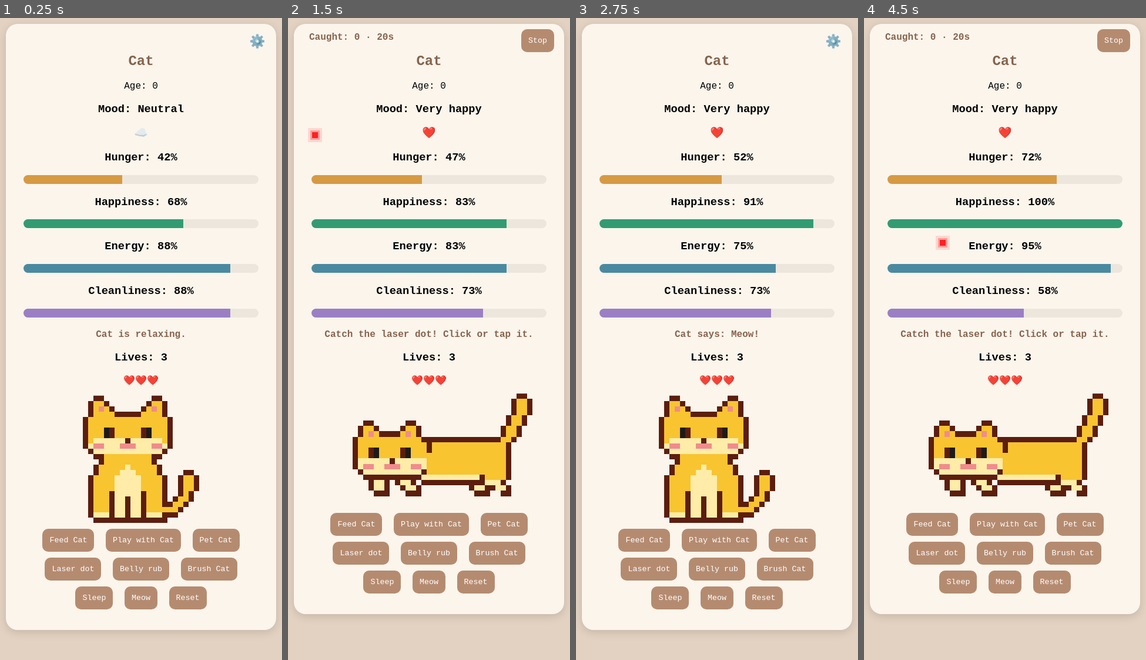
Above: before the commit, frames 1-4 (left to right).
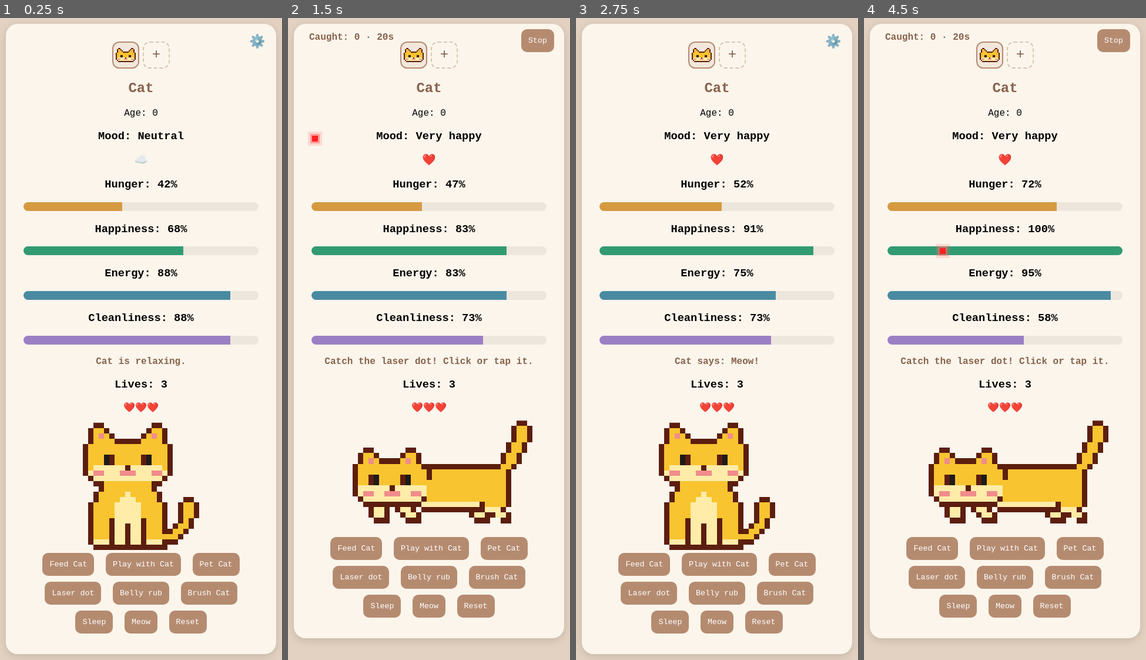
Above: after the commit, the same moments.

Repository: nannaellaraun/cat-game
Game: browser game, page index.html
The game is run twice, just before and just after one commit, with the same random seed, the same clock (stepped at 60 frames per second) and the same inputs.
Inputs:
- Up to frame 1 (0.25 s): no input
- Up to frame 2 (1.5 s): click "Play with Cat" at 0.27 s; click "Laser dot" at 1.27 s
- Up to frame 3 (2.75 s): click "Laser dot" at 1.87 s; click "Stop" at 2.02 s; click "Meow" at 2.47 s
- Up to frame 4 (4.5 s): click "Sleep" at 3.07 s; click "Play with Cat" at 3.27 s; click "Pet Cat" at 3.67 s; click "Laser dot" at 4.27 s

The runs differ from the first frame. In frame 1, 24% of the frame differs, in the area x 2-98%, y 3-100%; in frame 2, 27%; in frame 3, 25%; in frame 4, 27%, in the area x 2-98%, y 3-97%.

Commit message:
Add multiple cats with switcher, jealousy and playing together
Co-Authored-By: Claude Opus 5.5 <noreply@anthropic.com>

Diff:
--- a/game.js
+++ b/game.js
@@ -17,6 +17,8 @@
 const BIRTHDAY_MS = 7 * 24 * 60 * 60 * 1000; // the cat has a birthday every 7 days
 const MAX_AGE = 30; // same limit as Cat Settings
 const MESSY_AT = 30; // at this cleanliness or lower the cat looks messy
+const MAX_CATS = 4;
+const JEALOUS_MS = 10 * 60 * 1000; // a cat ignored this long gets jealous of the others
 
 // ---------- Personalities ----------
 
@@ -104,43 +106,77 @@
   };
 }
 
-function loadState() {
-  const fresh = {
-    name: "Cat",
+// A new cat with the default look and starting stats.
+function newCat(name) {
+  return {
+    name,
     age: 0,
     gender: "none",
     color: "orange",
     coat: "solid",
     eyes: "black",
     personality: "default",
-    flash: true, // red flash when the cat scratches
     lastBirthday: Date.now(), // the next birthday is 7 days after this
     partyUntil: 0, // the party hat is worn until this time (end of the birthday)
-    ...startingStats("Cat"),
+    lastAttention: Date.now(), // when you last did something with this cat (for jealousy)
+    ...startingStats(name),
   };
+}
+
+// Fills in anything missing or broken in a saved cat (e.g. from an older version).
+function repairCat(saved) {
+  const fresh = newCat("Cat");
+  const loaded = { ...fresh, ...saved };
+  for (const [key, value] of Object.entries(fresh)) {
+    if (typeof value === "number" && !Number.isFinite(loaded[key])) loaded[key] = value;
+  }
+  delete loaded.flash; // the flash setting now belongs to the whole game
+  return loaded;
+}
+
+// The saved game: all the cats, which one you're looking at, and game-wide settings.
+function loadState() {
+  let saved = null;
   try {
-    const saved = JSON.parse(localStorage.getItem(STORAGE_KEY));
-    if (!saved) return fresh;
-    const loaded = { ...fresh, ...saved };
-    // A number that is missing or broken in the save (e.g. from an older version) gets its starting value.
-    for (const [key, value] of Object.entries(fresh)) {
-      if (typeof value === "number" && !Number.isFinite(loaded[key])) loaded[key] = value;
-    }
-    return loaded;
+    saved = JSON.parse(localStorage.getItem(STORAGE_KEY));
   } catch {
-    return fresh;
-  }
+    // A broken save starts a new game.
+  }
+  if (!saved) return { cats: [newCat("Cat")], current: 0, flash: true };
+
+  // Saves from before multiple cats held just one cat.
+  if (!Array.isArray(saved.cats)) {
+    return { cats: [repairCat(saved)], current: 0, flash: saved.flash !== false };
+  }
+  const cats = saved.cats.filter(Boolean).slice(0, MAX_CATS).map(repairCat);
+  if (cats.length === 0) cats.push(newCat("Cat"));
+  const current = Math.min(Math.max(0, Number(saved.current) || 0), cats.length - 1);
+  return { cats, current, flash: saved.flash !== false };
 }
 
 function saveState() {
   try {
-    localStorage.setItem(STORAGE_KEY, JSON.stringify(cat));
+    localStorage.setItem(STORAGE_KEY, JSON.stringify(game));
   } catch {
     // Private mode or storage disabled – the game still works, it just won't remember.
   }
 }
 
-let cat = loadState();
+let game = loadState();
+let cat = game.cats[game.current]; // the cat you're looking at
+
+// Runs fn with `cat` set to another cat, e.g. to let time pass for cats in the background.
+function withCat(other, fn) {
+  const before = cat;
+  cat = other;
+  try {
+    return fn();
+  } finally {
+    cat = before;
+  }
+}
+
+const isCurrentCat = (c) => c === game.cats[game.current];
 
 // ---------- Helpers ----------
 
@@ -215,6 +251,20 @@
   reset() {
     Object.assign(cat, startingStats(cat.name));
   },
+  playTogether() {
+    const friend = playFriend();
+    if (!friend) return;
+    for (const c of [cat, friend]) {
+      c.activity = "chasing";
+      c.happiness = up(c.happiness, 10);
+      c.energy = down(c.energy, 5);
+      c.hunger = up(c.hunger, 5);
+      c.cleanliness = down(c.cleanliness, 5);
+      c.lastAttention = Date.now();
+      c.message = cat.name + " and " + friend.name + " play together!";
+    }
+    togetherFriend = friend;
+  },
   laserDone() {
     const caught = lastLaserCatches;
     cat.activity = "chasing";
@@ -249,7 +299,7 @@
 }
 
 function flashRed() {
-  if (!cat.flash) return;
+  if (!game.flash) return;
   const flash = document.createElement("div");
   flash.className = "scratch-flash";
   document.body.append(flash);
@@ -333,19 +383,21 @@
 
 // After CALM_DOWN_MS without petting, an angry cat is happy to be petted again.
 function scheduleCalmDown() {
-  setTimeout(() => {
-    const upset = cat.activity === "angry" || cat.activity === "scratching";
-    if (upset && Date.now() >= cat.angryUntil) {
-      cat.message =
-        cat.activity === "angry"
-          ? cat.name + " has calmed down. You can pet " + pronoun().object + " again."
-          : cat.name + " has calmed down.";
-      cat.activity = "neutral";
-      cat.petStreak = 0;
-      saveState();
-      render();
-    }
-  }, Math.max(0, cat.angryUntil - Date.now()));
+  const thisCat = cat;
+  setTimeout(() => withCat(thisCat, calmDown), Math.max(0, cat.angryUntil - Date.now()));
+}
+
+function calmDown() {
+  const upset = cat.activity === "angry" || cat.activity === "scratching";
+  if (!upset || Date.now() < cat.angryUntil) return;
+  cat.message =
+    cat.activity === "angry"
+      ? cat.name + " has calmed down. You can pet " + pronoun().object + " again."
+      : cat.name + " has calmed down.";
+  cat.activity = "neutral";
+  cat.petStreak = 0;
+  saveState();
+  if (isCurrentCat(cat)) render();
 }
 
 function doAction(name) {
@@ -353,6 +405,7 @@
   // Doing anything else breaks the petting streak; time passing doesn't.
   if (name !== "pet" && name !== "timePassed") cat.petStreak = 0;
   actions[name]();
+  if (name !== "timePassed") giveAttention();
   // An extraverted cat enjoys any attention a little extra.
   if (name !== "timePassed" && name !== "reset" && cat.activity !== "scratching") {
     cat.happiness = up(cat.happiness, traits().joyBonus);
@@ -362,6 +415,127 @@
   render();
   if (nextAnimation) playAnimation(nextAnimation);
   nextAnimation = null;
+  if (togetherFriend) showFriend(togetherFriend);
+  togetherFriend = null;
+}
+
+// Time passes for every cat, also the ones you're not looking at.
+function timePasses() {
+  for (const c of game.cats) {
+    if (c.lives > 0) {
+      withCat(c, () => {
+        actions.timePassed();
+        applyRules();
+      });
+    }
+  }
+  saveState();
+  render();
+}
+
+// ---------- More than one cat ----------
+
+let togetherFriend = null; // the cat that just played with the current cat
+
+const isJealous = (c) => game.cats.length > 1 && c.lives > 0 && Date.now() - c.lastAttention > JEALOUS_MS;
+
+// Doing something with this cat: the other cats who have been ignored for long get a bit sadder.
+function giveAttention() {
+  cat.lastAttention = Date.now();
+  for (const other of game.cats) {
+    if (other !== cat && isJealous(other)) other.happiness = down(other.happiness, 3);
+  }
+}
+
+// The cat to play with: the one that has been ignored the longest.
+function playFriend() {
+  const others = game.cats.filter((c) => c !== cat && c.lives > 0);
+  return others.sort((a, b) => a.lastAttention - b.lastAttention)[0] || null;
+}
+
+function switchCat(index) {
+  if (laser || index === game.current || !game.cats[index]) return;
+  stopAnimation();
+  game.current = index;
+  cat = game.cats[index];
+  lookDirection = null;
+  saveState();
+  render();
+}
+
+function adoptCat() {
+  if (game.cats.length >= MAX_CATS || laser) return;
+  game.cats.push(newCat("Cat " + (game.cats.length + 1)));
+  switchCat(game.cats.length - 1);
+  cat.message = "Welcome home, " + cat.name + "! Give your new cat a name in the settings.";
+  saveState();
+  render();
+  openSettings();
+}
+
+function removeCat() {
+  if (game.cats.length <= 1) return;
+  if (!confirm("Remove " + cat.name + "? This can't be undone.")) return;
+  stopAnimation();
+  game.cats.splice(game.current, 1);
+  game.current = Math.max(0, game.current - 1);
+  cat = game.cats[game.current];
+  saveState();
+  render();
+  settingsDialog.close();
+}
+
+// The row of little cat faces at the top of the card, plus a + to adopt another cat.
+function renderSwitcher() {
+  const row = $("cat-switcher");
+  row.replaceChildren();
+  game.cats.forEach((c, index) => {
+    const button = document.createElement("button");
+    button.type = "button";
+    button.className = "cat-face" + (index === game.current ? " selected" : "");
+    button.setAttribute("aria-label", c.name);
+    button.setAttribute("aria-pressed", index === game.current);
+    button.title = c.name;
+    const face = document.createElement("img");
+    face.alt = "";
+    face.src = drawCat(c.lives > 0 ? "face" : "gameOver", c.color, c.coat, c.eyes, {
+      hat: Date.now() < c.partyUntil && c.lives > 0,
+    });
+    button.append(face);
+    button.addEventListener("click", () => switchCat(index));
+    row.append(button);
+  });
+  if (game.cats.length < MAX_CATS) {
+    const adopt = document.createElement("button");
+    adopt.type = "button";
+    adopt.className = "cat-face adopt";
+    adopt.textContent = "+";
+    adopt.title = "Adopt a cat";
+    adopt.setAttribute("aria-label", "Adopt a cat");
+    adopt.addEventListener("click", adoptCat);
+    row.append(adopt);
+  }
+}
+
+// Play together: the friend appears next to the cat for a few seconds.
+let friendTimer = null;
+function showFriend(friend) {
+  const image = $("friend-image");
+  image.src = drawCat("chase", friend.color, friend.coat, friend.eyes, {
+    hat: Date.now() < friend.partyUntil,
+    messy: friend.cleanliness <= MESSY_AT,
+  });
+  image.alt = friend.name;
+  image.hidden = false;
+  $("cat-pictures").classList.add("together");
+  clearTimeout(friendTimer);
+  friendTimer = setTimeout(hideFriend, 3000);
+}
+
+function hideFriend() {
+  clearTimeout(friendTimer);
+  $("friend-image").hidden = true;
+  $("cat-pictures").classList.remove("together");
 }
 
 // ---------- Drawing the page ----------
@@ -374,6 +548,7 @@
   if (cat.energy <= 20) moods.push(["Sleepy", "💤️"]);
   if (cat.cleanliness <= MESSY_AT) moods.push(["Messy", "🛁"]);
   if (isPartyTime()) moods.push(["Birthday", "🎂"]);
+  if (isJealous(cat)) moods.push(["Jealous", "😾"]);
   if (cat.happiness >= 30 && cat.happiness <= 70) moods.push(["Neutral", "☁️"]);
   return moods;
 }
@@ -411,6 +586,8 @@
   }
 
   $("message").textContent = cat.message;
+  renderSwitcher();
+  $("together-button").hidden = !playFriend();
   $("lives-value").textContent = cat.lives;
   $("hearts").textContent = "❤️".repeat(cat.lives) + "💔️".repeat(3 - cat.lives);
   const sprite = chooseImage(moodNames);
@@ -482,6 +659,7 @@
 }
 
 function stopAnimation() {
+  hideFriend();
   if (!animation) return;
   animation.timers.forEach(clearTimeout);
   animation = null;
@@ -709,17 +887,21 @@
   coatInput.value = cat.coat in CAT_COATS ? cat.coat : "solid";
   eyesInput.value = cat.eyes in CAT_EYES ? cat.eyes : "black";
   personalityInput.value = cat.personality in PERSONALITIES ? cat.personality : "default";
-  flashInput.checked = cat.flash !== false;
+  flashInput.checked = game.flash !== false;
+  $("remove-cat").hidden = game.cats.length <= 1;
 }
 
 // The gear opens the settings pop-up; closing it without saving throws away changes.
 const settingsDialog = $("settings-dialog");
 const settingsError = $("settings-error");
-$("settings-button").addEventListener("click", () => {
+function openSettings() {
   fillSettingsForm();
   settingsError.textContent = "";
   settingsDialog.showModal();
-});
+}
+$("settings-button").addEventListener("click", openSettings);
+$("remove-cat").addEventListener("click", removeCat);
+$("together-button").addEventListener("click", () => doAction("playTogether"));
 $("settings-close").addEventListener("click", () => settingsDialog.close());
 
 $("settings-form").addEventListener("submit", (event) => {
@@ -735,7 +917,7 @@
     cat.coat = coatInput.value in CAT_COATS ? coatInput.value : "solid";
     cat.eyes = eyesInput.value in CAT_EYES ? eyesInput.value : "black";
     cat.personality = personalityInput.value in PERSONALITIES ? personalityInput.value : "default";
-    cat.flash = flashInput.checked;
+    game.flash = flashInput.checked;
     cat.message = "Settings saved!";
     saveState();
     render();
@@ -748,14 +930,14 @@
 // ---------- Time passing ----------
 
 // Opening the page counts as time passing.
-doAction("timePassed");
+timePasses();
 
 // Opening the game on the birthday shows the confetti again.
 if (isPartyTime() && !confettiShown) showConfetti();
 
 // If the page was closed while the cat was upset, let it calm down.
-if (cat.activity === "angry" || cat.activity === "scratching") scheduleCalmDown();
-
-setInterval(() => {
-  if (cat.lives > 0) doAction("timePassed");
-}, TICK_MS);
+for (const c of game.cats) {
+  if (c.activity === "angry" || c.activity === "scratching") withCat(c, scheduleCalmDown);
+}
+
+setInterval(timePasses, TICK_MS);
--- a/index.html
+++ b/index.html
@@ -5,11 +5,14 @@
 <meta name="viewport" content="width=device-width, initial-scale=1">
 <title>Cat Game</title>
 <!-- Bump ?v= on every update so browsers load the new files, not an old saved copy -->
-<link rel="stylesheet" href="style.css?v=20261105-11">
+<link rel="stylesheet" href="style.css?v=20261105-12">
 </head>
 <body>
 <div class="game">
   <button type="button" id="settings-button" class="icon-button" aria-label="Cat settings">⚙️</button>
+
+  <!-- Your cats: click a face to switch, + to adopt another -->
+  <nav id="cat-switcher" aria-label="Your cats"></nav>
 
   <!-- Shown while the cat still has lives -->
   <section id="playing-view">
@@ -36,13 +39,17 @@
     <h3>Lives: <span id="lives-value"></span></h3>
     <p id="hearts"></p>
 
-    <img id="cat-image" alt="Cat">
+    <div id="cat-pictures">
+      <img id="cat-image" alt="Cat">
+      <img id="friend-image" alt="" hidden>
+    </div>
 
     <div class="actions">
       <button data-action="feed">Feed <span class="name"></span></button>
       <button data-action="play">Play with <span class="name"></span></button>
       <button data-action="pet">Pet <span class="name"></span></button>
       <button type="button" id="laser-button">Laser dot</button>
+      <button type="button" id="together-button" hidden>Play together</button>
       <button data-action="bellyRub">Belly rub</button>
       <button data-action="brush">Brush <span class="name"></span></button>
       <button data-action="sleep">Sleep</button>
@@ -96,16 +103,17 @@
         <select id="personality-input"></select>
       </div>
       <div class="setting">
-        <label for="flash-input">Red flash when scratched:</label>
+        <label for="flash-input">Red flash when scratched (all cats):</label>
         <input type="checkbox" id="flash-input">
       </div>
       <p id="settings-error" class="message"></p>
       <button type="submit">Save Settings</button>
+      <button type="button" id="remove-cat" class="danger-button">Remove this cat</button>
     </form>
   </dialog>
 
 </div>
-<script src="sprites.js?v=20261105-11"></script>
-<script src="game.js?v=20261105-11"></script>
+<script src="sprites.js?v=20261105-12"></script>
+<script src="game.js?v=20261105-12"></script>
 </body>
 </html>
--- a/sprites.js
+++ b/sprites.js
@@ -221,6 +221,24 @@
       ".KK......KK.KKKKKKKKKKKKKKKKKK.......",
     ],
     regions: {ears: [[0, 13, 4, 15], [8, 13, 12, 15]], mask: [[5, 6, 9, 9]], tail: [[32, 5, 35, 12]], paws: [[14, 4, 31, 5]]},
+  },
+  face: { // just the head, for the row of cats to switch between
+    art: [
+      "..KK.........KK..",
+      ".KYYK.......KYYK.",
+      ".KYPYK.....KYPYK.",
+      ".KYYYYKKKKKYYYYK.",
+      "KYYYYYOYYYOYYYYYK",
+      "KYYYYYYOYOYYYYYYK",
+      "KYYYEDYYYYYDFYYYK",
+      "KYYYEDYYYYYDFYYYK",
+      "KYLLLLLLKLLLLLLYK",
+      "KLPPLLLPPPLLLPPLK",
+      ".KLLLLLLLLLLLLLK.",
+      "..KKKKKKKKKKKKK..",
+    ],
+    regions: {ears: [[0, 0, 6, 3], [10, 0, 16, 3]], mask: [[5, 7, 11, 10]], tail: [], paws: []},
+    hat: [8, 2], // party hat: middle column and bottom row
   },
   gameOver: {
     art: [
--- a/style.css
+++ b/style.css
@@ -292,3 +292,67 @@
     transition: none;
   }
 }
+
+/* Row of cat faces at the top of the card */
+#cat-switcher {
+  display: flex;
+  justify-content: center;
+  flex-wrap: wrap;
+  gap: 6px;
+  margin: 0 40px 4px; /* room for the settings gear */
+}
+.cat-face {
+  width: 46px;
+  height: 46px;
+  padding: 4px;
+  margin: 0;
+  background: transparent;
+  border: 2px solid transparent;
+  border-radius: 12px;
+}
+.cat-face:hover {
+  background: #0000000d;
+}
+.cat-face.selected {
+  border-color: #b58b70;
+  background: #b58b7022;
+}
+.cat-face img {
+  width: 100%;
+  height: 100%;
+  object-fit: contain;
+  image-rendering: pixelated;
+}
+.cat-face.adopt {
+  color: #87634c;
+  font-size: 24px;
+  line-height: 1;
+  border: 2px dashed #d9c6b4;
+}
+
+/* The cat (and a friend while playing together) */
+#cat-pictures {
+  display: flex;
+  justify-content: center;
+  align-items: flex-end;
+  gap: 8px;
+}
+#cat-pictures.together img {
+  max-width: 48%;
+}
+#friend-image {
+  scale: -1 1; /* faces the other cat */
+  image-rendering: pixelated;
+}
+
+/* Remove a cat: a quieter red button under Save */
+.danger-button {
+  display: block;
+  margin: 12px auto 0;
+  background: transparent;
+  color: #b83232;
+  border: 1px solid #b83232;
+}
+.danger-button:hover {
+  background: #b832321a;
+}
